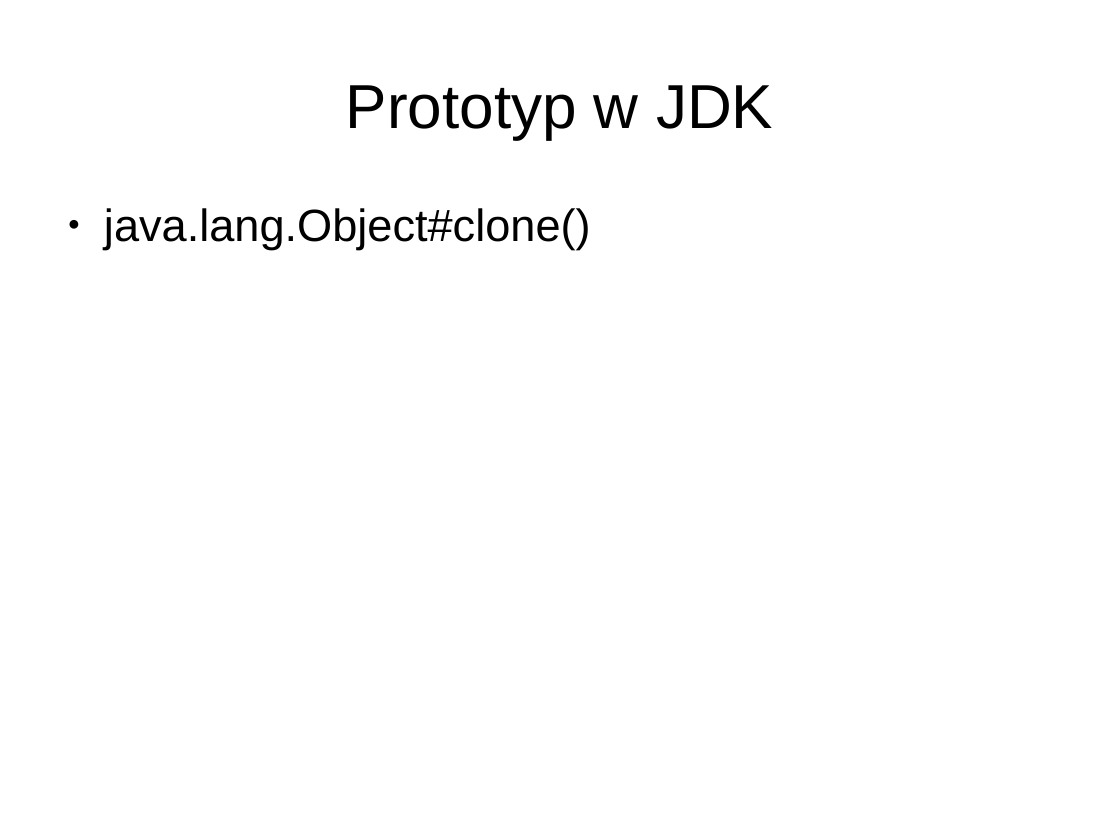
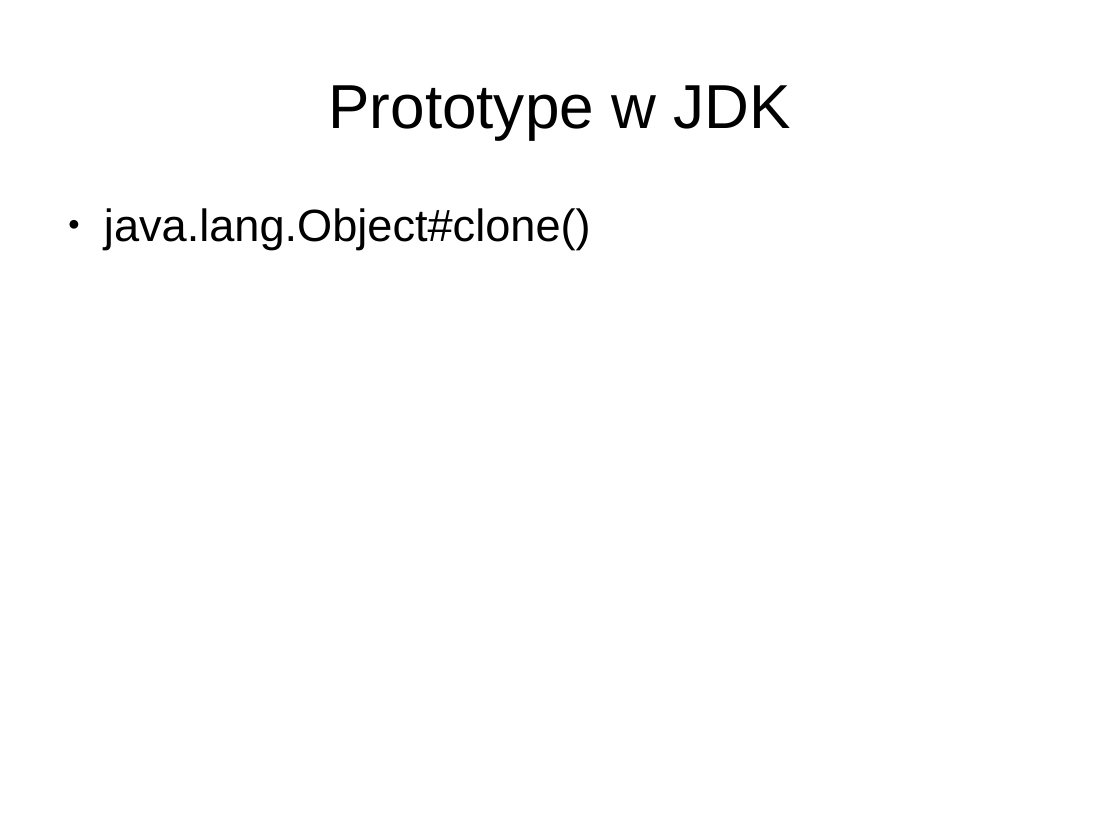
Before and after one commit to anicos/wzorce-projektowe-prezentacja, a slide deck: slide 49 of Part_1.odp. Drawn at 1120x840 pixels with LibreOffice and Linux fonts; fonts in the diff are those of the drawing. Boxes give left, top, right and bottom in pixels: in the first picture for what was removed or moved away, otherwise in the second. Text is boxed around its words. In the diff, an @@ line names an element or a change of style, - is before the commit and + after.

```diff
--- a/Part_1.odp
+++ b/Part_1.odp
@@ title at bbox=[329, 85, 790, 139]: text changed @@
-Prototyp w JDK
+Prototype w JDK
```
Also in this commit, not shown: 9 other slides changed, 1 other file.
